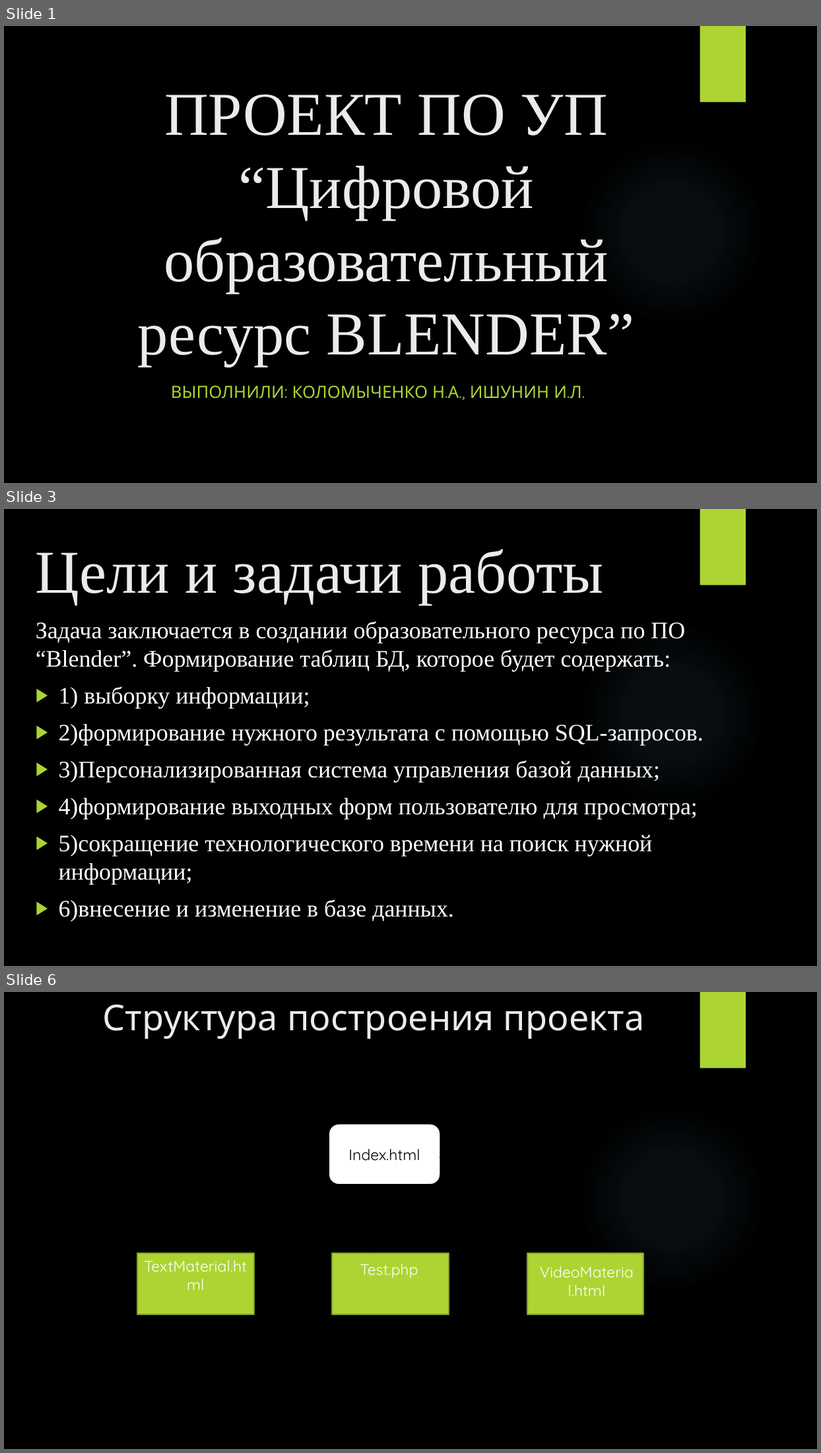
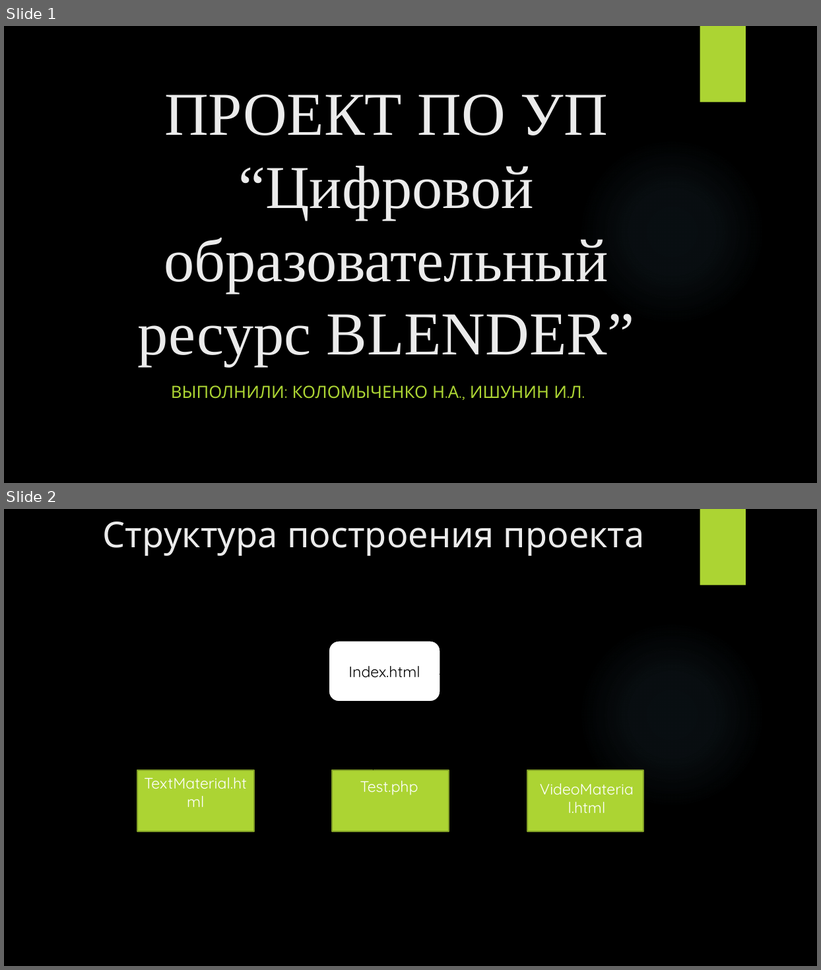
Before and after one commit to Sawixoo/COR, a slide deck: documents/Prezentatsionny_otchet.pptx. Shown one above the other, each under a label of ours: slides 1, 3 and 6 before the commit, slides 1 and 2 after it; the slides between them are not shown. The pictures are 821x1453 and 821x970 pixels, drawn with LibreOffice and Linux fonts; fonts in the diff are those of the drawing; background and template pictures are left out. Boxes give left, top, right and bottom in pixels: in the first picture for what was removed or moved away, otherwise in the second. Text is boxed around its words. In the diff, an @@ line names an element or a change of style, - is before the commit and + after.

```diff
--- a/documents/Prezentatsionny_otchet.pptx
+++ b/documents/Prezentatsionny_otchet.pptx
@@ slide 3 removed at (x1=4, y1=509, x2=817, y2=966), background picture (left out); not listed: 2 template elements that a slide beside it also shows @@
@@ title removed at (x1=36, y1=549, x2=603, y2=604) @@
-Цели и задачи работы
@@ text removed at (x1=36, y1=621, x2=704, y2=922) @@
-Задача заключается в создании образовательного ресурса по ПО “Blender”. Формирование таблиц БД, которое будет содержать:
-▶ 1) выборку информации;
-▶ 2)формирование нужного результата с помощью SQL-запросов.
-▶ 3)Персонализированная система управления базой данных;
-▶ 4)формирование выходных форм пользователю для просмотра;
-▶ 5)сокращение технологического времени на поиск нужной информации;
-▶ 6)внесение и изменение в базе данных.
@@ what was slide 6 is now slide 2 @@
```
Also in this commit, not shown: 3 other slides removed, 3 other files.
